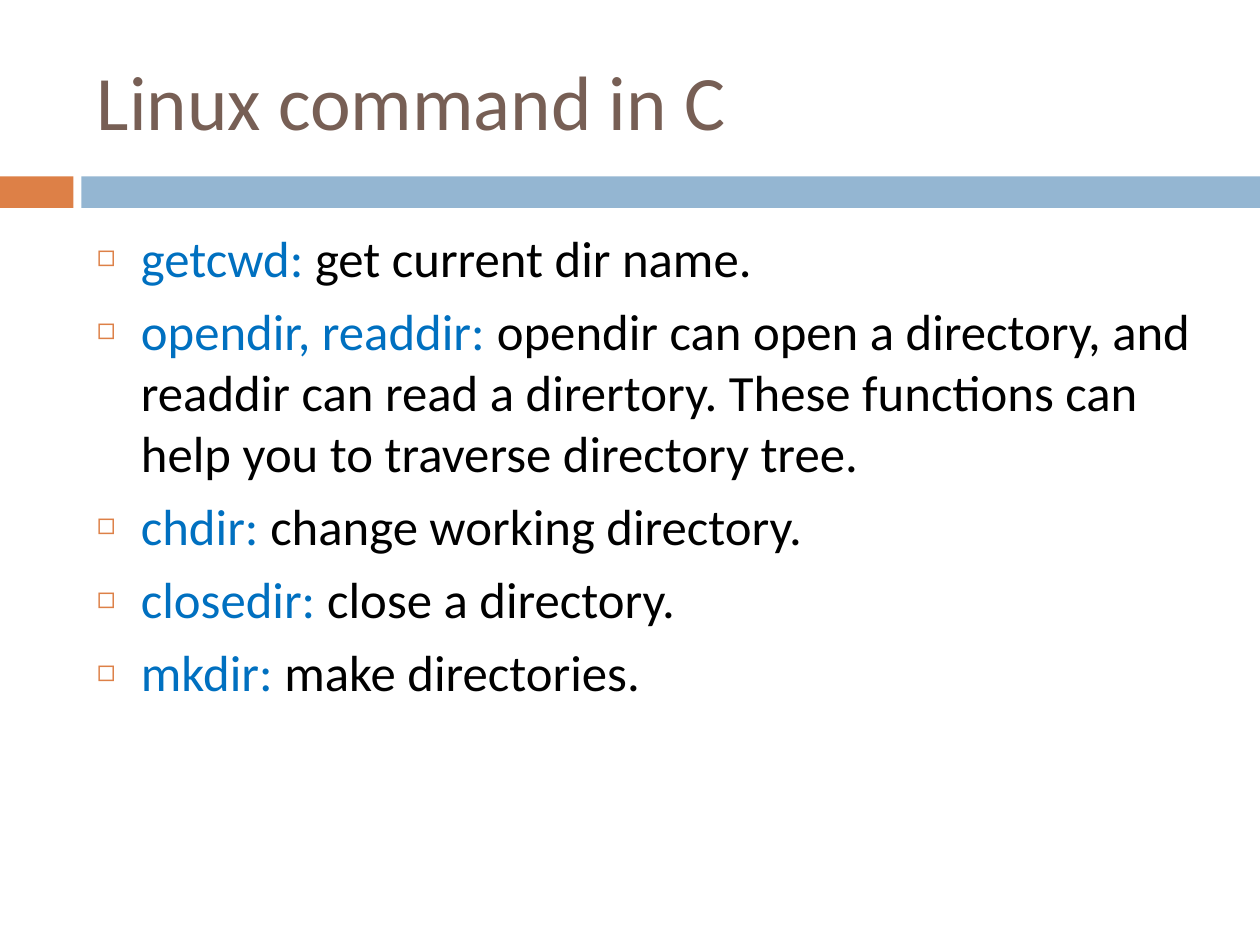
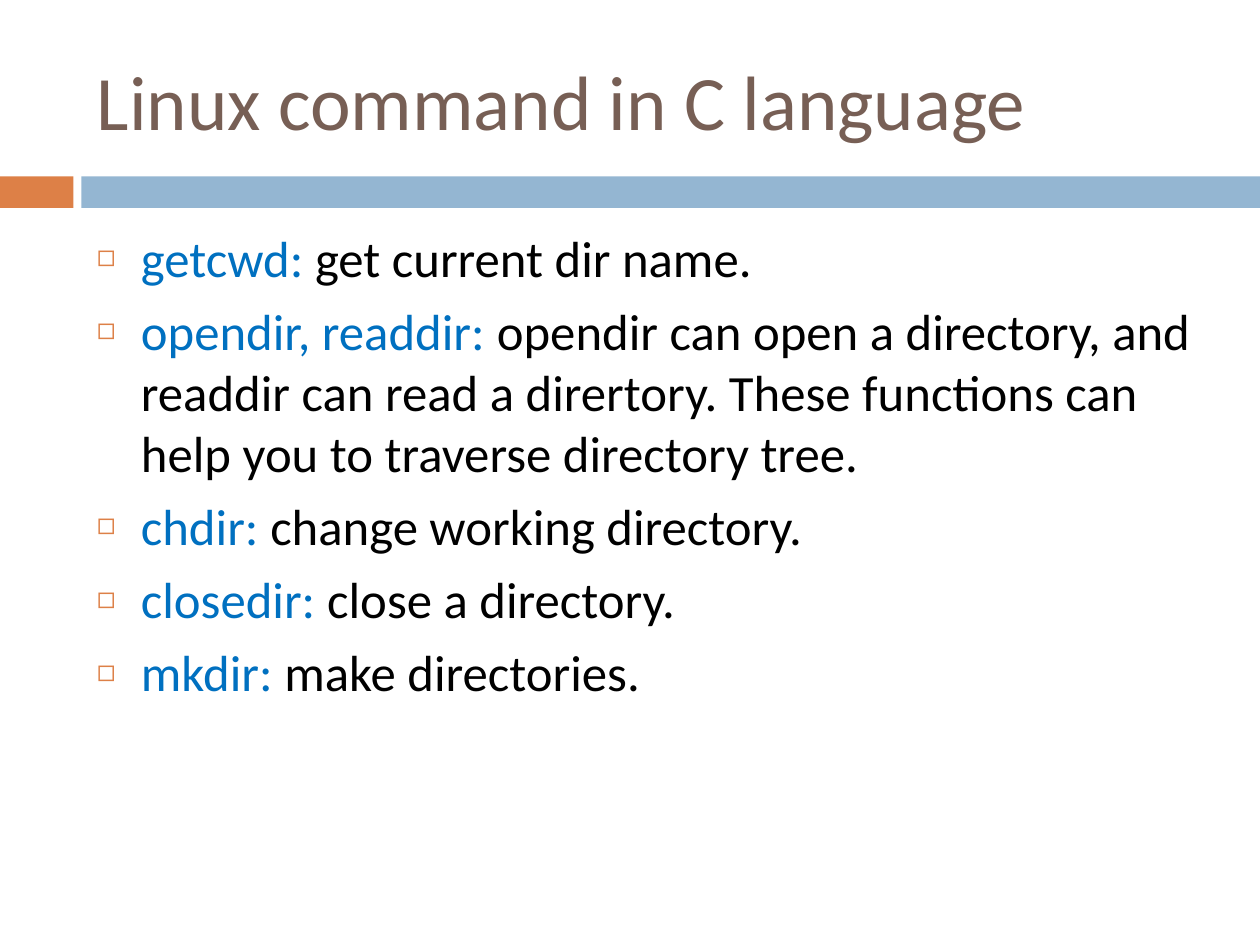
Before and after one commit to monkey1208/Announcement, a slide deck: slide 29 of images/hw2/SPHW2.pptx. Drawn at 1260x945 pixels with LibreOffice and Linux fonts; fonts in the diff are those of the drawing. Boxes give left, top, right and bottom in pixels: in the first picture for what was removed or moved away, otherwise in the second. Text is boxed around its words. In the diff, an @@ line names an element or a change of style, - is before the commit and + after.

Commit message:
add hw2 slide

```diff
--- a/images/hw2/SPHW2.pptx
+++ b/images/hw2/SPHW2.pptx
@@ title at [97,76,1025,143]: text changed @@
-Linux command in C
+Linux command in C language
```
Also in this commit, not shown: 5 other slides changed.
